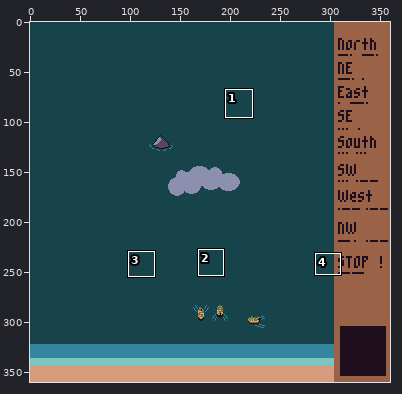
Edited in one commit: pixel-art file (Aseprite/mockup/concept.aseprite). Above, an overview of the earlier version with the close-up marked.
Close-up. Before the commit:
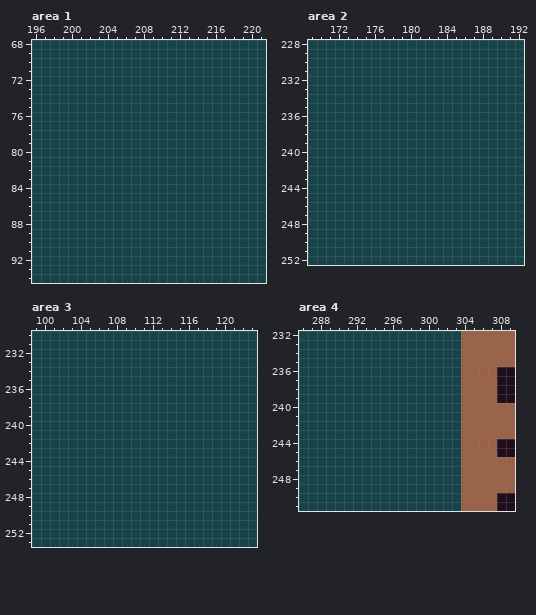
360x360 pixels, 1 frame. Shown: area 1: x 196..221, y 68..94; area 2: x 169..192, y 228..252; area 3: x 99..123, y 230..253; area 4: x 286..309, y 232..251. The commit also changed other parts of the picture, which this record leaves out.
After the commit:
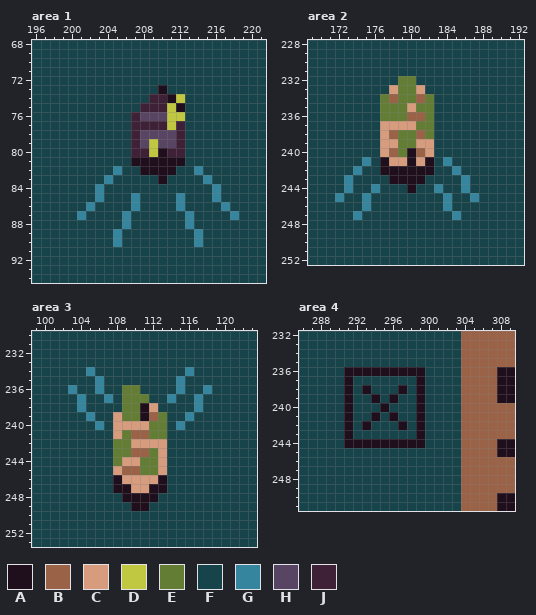
Palette (. is transparent): A #1f0e1c  B #9a6348  C #d79b7d  D #c0c741  E #647d34  F #17434b  G #34859d  H #584563  J #3e2137
Difference:
Changed rows in their new state; - is an unchanged pixel.
Area 1, layer "Boat":
first column x 201:
73 ---------A--------
74 --------JJAD------
75 -------JJJDA------
76 ------JHHHDD------
77 ------JJJJDJ------
78 ------JHHHHJ------
79 ------JHDHHJ------
80 ------JJDAJJ------
81 ------AAAAAA------
82 ----G--AAAA--G----
83 ---G-----A----G---
84 --G------------G--
85 --G---G----G---G--
86 -G----G----G----G-
87 G----G------G----G
88 -----G------G-----
89 ----G--------G----
90 ----G--------G----
Area 2, layer "Boat":
first column x 172:
232 -------EE-------
233 ------CEEC------
234 -----EBEEBE-----
235 -----EEECEE-----
236 -----EEEBBE-----
237 -----CCCCEE-----
238 -----CBEEBE-----
239 -----CCEECC-----
240 -----CBEABC-----
241 ---G-ACCACA-G---
242 --G--AAAAAA--G--
243 -G----AAAA----G-
244 -G--G---A--G--G-
245 G--G--------G--G
246 ---G--------G---
247 --G----------G--
Area 3, layer "Boat":
first column x 103:
234 --G----------G--
235 ---G--------G---
236 G--G--EE----G--G
237 -G--G-EEE--G--G-
238 -G----EEAC----G-
239 --G--CEEABE--G--
240 ---G-CCCCEE-G---
241 -----CEBBEE-----
242 -----EECCCC-----
243 -----EEBBEC-----
244 -----ECCEEC-----
245 -----CBBEEC-----
246 -----ACCCCA-----
247 -----AACCAA-----
248 ------AAAA------
249 -------AA-------
Area 4, layer "UIConcept":
first column x 291:
236 AAAAAAAAA
237 A-------A
238 A-A---A-A
239 A--A-A--A
240 A---A---A
241 A--A-A--A
242 A-A---A-A
243 A-------A
244 AAAAAAAAA
